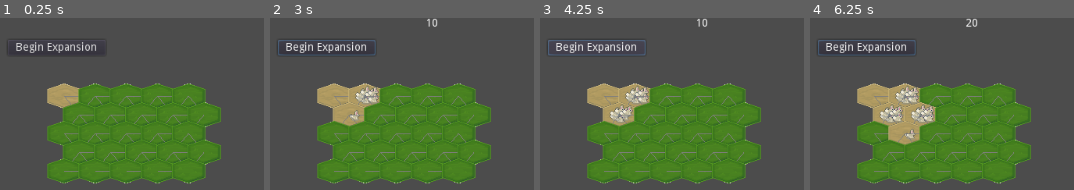
Above: before the commit, frames 1-4 (left to right).
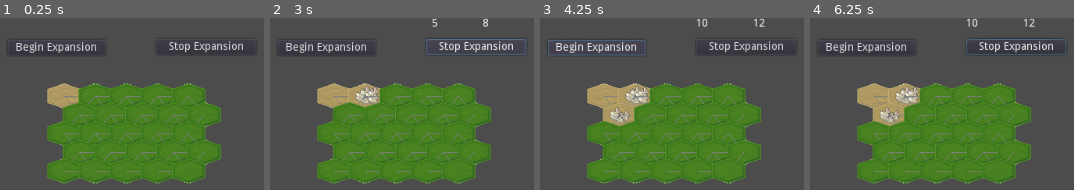
Above: after the commit, the same moments.

Repository: Cartogy/godot-wild-jam-36
Game: Godot game, scene res://src/Main/Main.tscn
The game is run twice, just before and just after one commit, with the same random seed, the same clock (stepped at 60 frames per second) and the same inputs. The project has no main scene, so this scene is started directly.
Inputs (mouse positions are in pixels of both pictures, inside the frame that each line leads up to):
- Up to frame 1 (0.25 s): no input
- Up to frame 2 (3 s): click (475, 47) at 0.5 s, where only the run after the commit has a clickable "Stop Expansion"; click "Begin Expansion" at 1.25 s; click "Begin Expansion" at 2 s; click (475, 47) at 2.75 s, where only the run after the commit has a clickable "Stop Expansion"
- Up to frame 3 (4.25 s): click "Begin Expansion" at 3.5 s
- Up to frame 4 (6.25 s): click (1015, 47) at 4.25 s, where only the run after the commit has a clickable "Stop Expansion"; tap Enter at 5 s; move the mouse to (outside the picture) at 5.02 s; click (outside the picture) at 5.17 s; tap Space at 5.75 s; move the mouse to (outside the picture) at 5.77 s; click (outside the picture) at 5.92 s

The runs differ from the first frame. In frame 1, 0.8% of the frame differs, in the area x 61-95%, y 13-21%; in frame 2, 3.0%; in frame 3, 1.1%; in frame 4, 4.5%, in the area x 3-97%, y 0-74%.

Commit message:
Added population

Diff:
--- a/src/BNet/b_net.gd
+++ b/src/BNet/b_net.gd
@@ -56,6 +56,7 @@
 func add_consuming_cell(hex_coord: Vector2, cell: Cell):
 	production_cells[hex_coord] = cell
 	cell.connect("consumption_complete", self, "cell_consumed")
+	cell.connect("new_bunny", self, "add_bunny")
 	cell.triggered()
 	var n = cell.breadth_search_neighbours()
 	if n != null:
@@ -65,3 +66,10 @@
 		cell.consume_cell(n)
 	else:
 		production_cells.erase(hex_coord)
+
+func add_bunny(to: Cell):
+	var real_hex_center = to.real_hex_center
+	var hex_coords = to.hex_coords
+
+	if to.state_machine.current_state.name == "BNet":
+		to.bunnies.add_bunny(real_hex_center, hex_coords, self)
--- a/src/Grid/Cell/BunnyFill/bunny_fill.gd
+++ b/src/Grid/Cell/BunnyFill/bunny_fill.gd
@@ -20,7 +20,7 @@
 func reached_max_capacity():
 	return max_bunnies == bunnies_in_tile.size()
 
-func add_bunny(center: Vector2, hex_coord: Vector2):
+func add_bunny(center: Vector2, hex_coord: Vector2, bnet):
 	var cell = get_owner()
 	var bunny: Bunny = bunny_scene.instance()
 	var hex_center = center - cell.global_position
@@ -31,6 +31,8 @@
 	bunny.global_position = position_in_cell
 	bunny.hex_center = center
 	bunny.hex_coord = hex_coord
+	# connect to system
+	bunny.bnet = bnet
 
 	# Conquer cell and consume resources
 	if bunnies_in_tile.size() == 0:
--- a/src/Grid/Cell/States/bnet_production_state.gd
+++ b/src/Grid/Cell/States/bnet_production_state.gd
@@ -38,7 +38,8 @@
 		cell_consumption.triggered()
 		cell.emit_signal("consumption_complete", cell, cell_consumption)
 	else:
-		cell_consumption.add_bunny()
+		#cell_consumption.add_bunny()
+		cell.emit_signal("new_bunny", cell_consumption)
 		if cell_consumption.bunnies.reached_max_capacity():
 			cell_consumption.triggered()
 			cell.emit_signal("consumption_complete", cell, cell_consumption)
--- a/src/Grid/Cell/cell.gd
+++ b/src/Grid/Cell/cell.gd
@@ -37,7 +37,7 @@
 
 
 signal consumption_complete(from, neighbour)
-signal new_bunny(bunny)
+signal new_bunny(to_cell)
 signal get_resources(resources)
 
 func _ready():
@@ -127,9 +127,9 @@
 ## BNet
 ###############
 
-func add_bunny():
+func add_bunny(bnet):
 	if state_machine.current_state.name == "BNet":
-		var bunny = bunnies.add_bunny(real_hex_center, hex_coords)
+		var bunny = bunnies.add_bunny(real_hex_center, hex_coords, bnet)
 		#emit_signal("new_bunny", bunny)
 
 # production cells only
--- a/src/Level/level.gd
+++ b/src/Level/level.gd
@@ -15,6 +15,12 @@
 func start_bnet():
 	bnet.active = true
 
+func stop_bnet():
+	bnet.active = false
 
 func _on_Button_pressed():
 	start_bnet()
+
+
+func _on_Stop_pressed():
+	stop_bnet()
--- a/src/Main/Main.tscn
+++ b/src/Main/Main.tscn
@@ -10,7 +10,7 @@
 [node name="BaseLevel" parent="." instance=ExtResource( 1 )]
 DEBUG = true
 
-[node name="Button" type="Button" parent="."]
+[node name="Begin" type="Button" parent="."]
 margin_left = 27.7795
 margin_top = 27.7795
 margin_right = 152.78
@@ -20,4 +20,15 @@
 "_edit_use_anchors_": false
 }
 
-[connection signal="pressed" from="Button" to="BaseLevel" method="_on_Button_pressed"]
+[node name="Stop" type="Button" parent="."]
+margin_left = 218.295
+margin_top = 26.9087
+margin_right = 346.295
+margin_bottom = 46.9087
+text = "Stop Expansion"
+__meta__ = {
+"_edit_use_anchors_": false
+}
+
+[connection signal="pressed" from="Begin" to="BaseLevel" method="_on_Button_pressed"]
+[connection signal="pressed" from="Stop" to="BaseLevel" method="_on_Stop_pressed"]
--- a/src/TileEntities/Bunny/bunny_entity.gd
+++ b/src/TileEntities/Bunny/bunny_entity.gd
@@ -1,2 +1,12 @@
 extends TileEntity
 class_name Bunny
+
+var on_cell: Cell
+var bnet = null
+
+func _ready():
+	if bnet != null:
+		bnet.actor_data.add_population(1)
+
+func die():
+	bnet.actor_data.remove_population(1)
